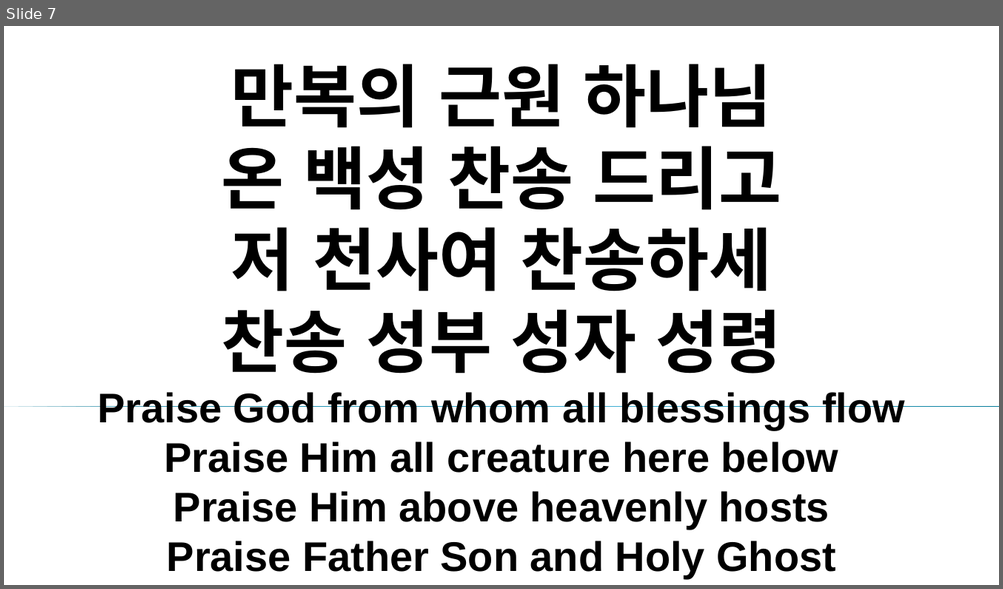
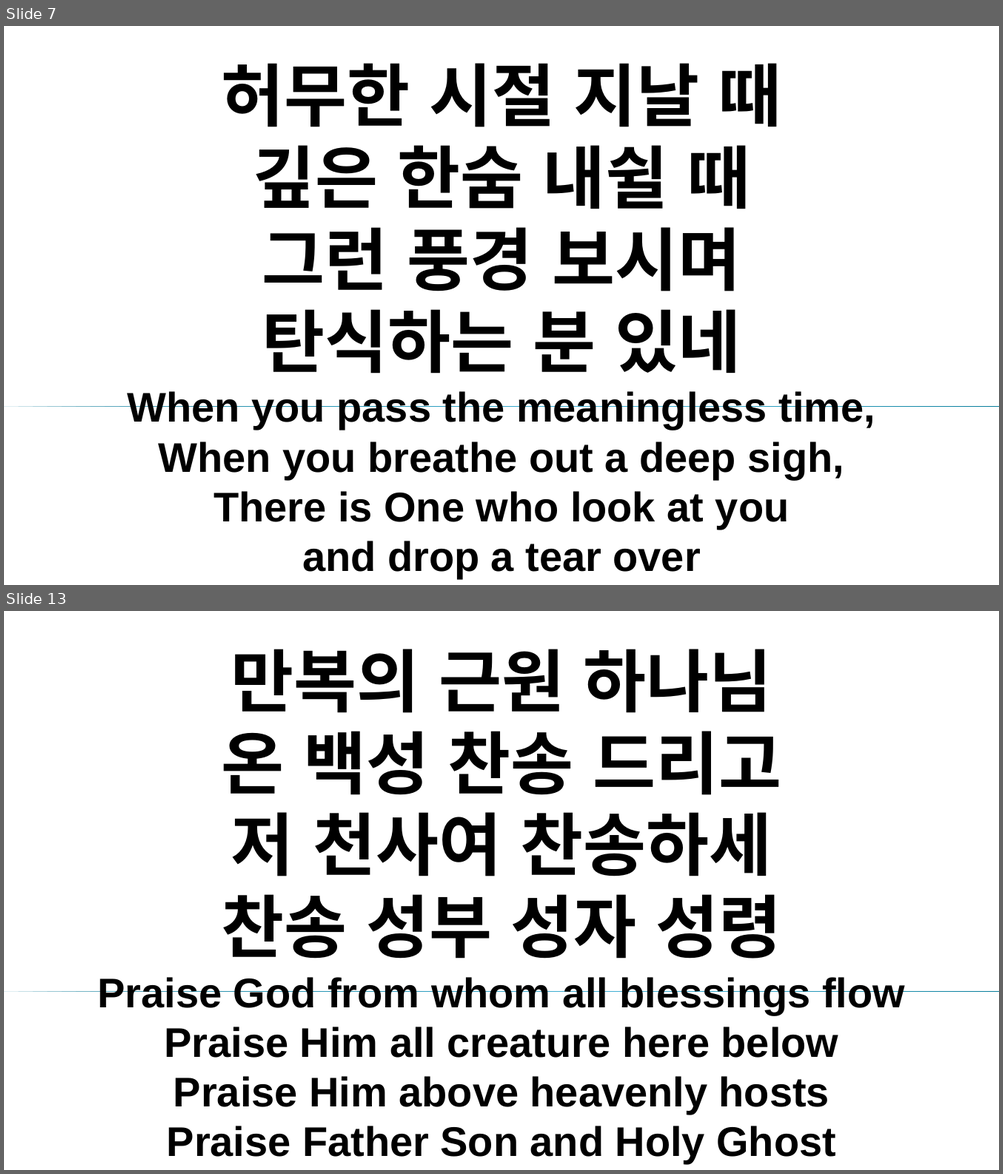
Before and after one commit to kagented/automate, a slide deck: ppt/merged.pptx. Shown one above the other, each under a label of ours: slide 7 before the commit, slides 7 and 13 after it; the slides between them are not shown. The pictures are 1003x589 and 1003x1174 pixels, drawn with LibreOffice and Linux fonts; fonts in the diff are those of the drawing; background and template pictures are left out. Boxes give left, top, right and bottom in pixels: in the first picture for what was removed or moved away, otherwise in the second. Text is boxed around its words. In the diff, an @@ line names an element or a change of style, - is before the commit and + after.

```diff
--- a/ppt/merged.pptx
+++ b/ppt/merged.pptx
@@ slide 7 added at <box>4,26,999,585</box>, background picture (left out); not listed: 1 template element that a slide beside it also shows @@
@@ title added at <box>128,63,874,579</box>, 40 pt, text #000000, bold @@
+허무한 시절 지날 때
+깊은 한숨 내쉴 때
+그런 풍경 보시며
+탄식하는 분 있네
+When you pass the meaningless time,
+When you breathe out a deep sigh,
+There is One who look at you
+and drop a tear over
@@ what was slide 7 is now slide 13 @@
```
Also in this commit, not shown: 1 slide changed, 10 other slides added, 48 slides removed, 7 other files.
